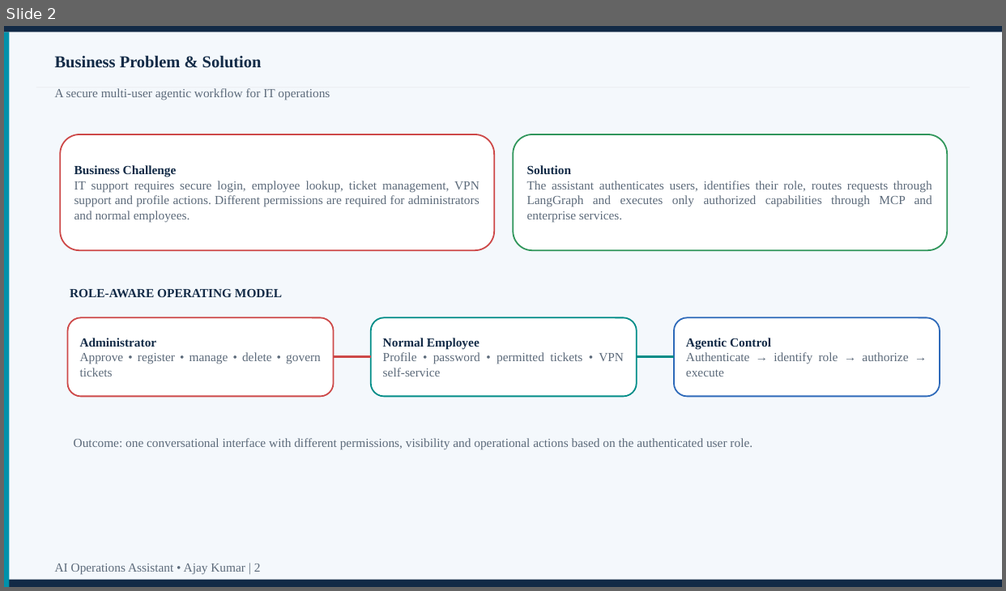
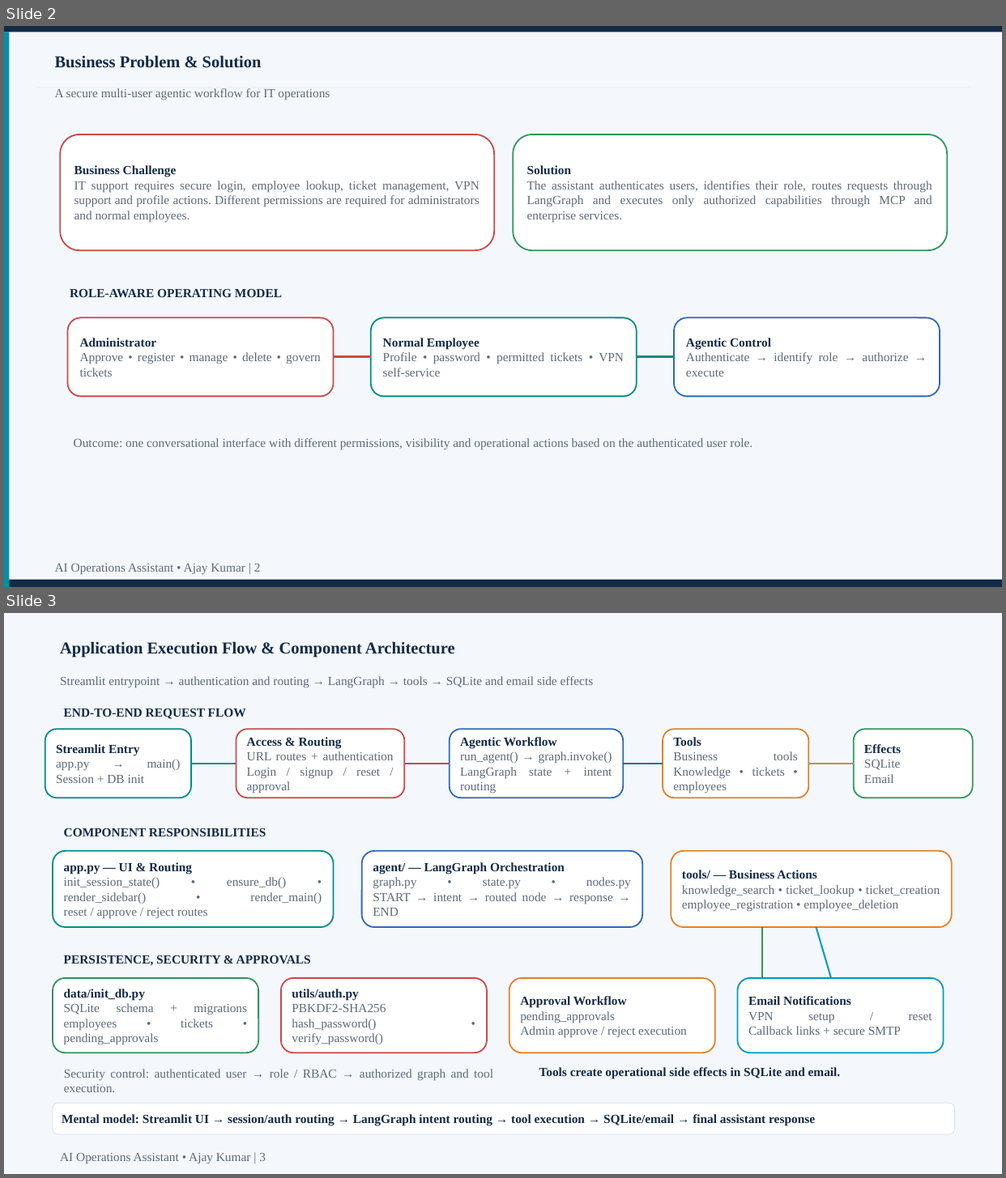
Before and after one commit to helloajay21-max/-it-support-assistant, a slide deck: AI_Operations_Assistant_Using_Agentic_AI_Ajay_Kumar_Presentation.pptx. Shown one above the other, each under a label of ours: slide 2 before the commit, slides 2 and 3 after it. The pictures are 1006x591 and 1006x1178 pixels, drawn with LibreOffice and Linux fonts; fonts in the diff are those of the drawing. Boxes give left, top, right and bottom in pixels: in the first picture for what was removed or moved away, otherwise in the second. Text is boxed around its words. In the diff, an @@ line names an element or a change of style, - is before the commit and + after.

Commit message:
Updated PPT with Application Execution Flow & Component Architecture

```diff
--- a/AI_Operations_Assistant_Using_Agentic_AI_Ajay_Kumar_Presentation.pptx
+++ b/AI_Operations_Assistant_Using_Agentic_AI_Ajay_Kumar_Presentation.pptx
@@ slide 3 added at (4, 613, 1002, 1174), background #0B0C12 @@
@@ rectangle added at (4, 613, 1002, 1174), fill #F4F8FC @@
@@ text added at (60, 641, 455, 658), 16 pt, text #122A46, bold @@
+Application Execution Flow & Component Architecture
@@ text added at (60, 676, 594, 688), 12 pt, text #5C6A7A @@
+Streamlit entrypoint → authentication and routing → LangGraph → tools → SQLite and email side effects
@@ text added at (64, 709, 246, 719), 12 pt, text #122A46, bold @@
+END-TO-END REQUEST FLOW
@@ rounded rectangle added at (45, 729, 191, 798), fill #FFFFFF, outline #008C87 1.4 pt, 12 pt, text #5C6A7A @@
+Streamlit Entry
+app.py → main()
+Session + DB init
@@ rounded rectangle added at (236, 729, 404, 798), fill #FFFFFF, outline #CD4848 1.4 pt, 12 pt, text #5C6A7A @@
+Access & Routing
+URL routes + authentication
+Login / signup / reset / approval
@@ rounded rectangle added at (450, 729, 623, 798), fill #FFFFFF, outline #2D69B9 1.4 pt, 12 pt, text #5C6A7A @@
+Agentic Workflow
+run_agent() → graph.invoke()
+LangGraph state + intent routing
@@ rounded rectangle added at (663, 729, 809, 798), fill #FFFFFF, outline #E18228 1.4 pt, 12 pt, text #5C6A7A @@
+Tools
+Business tools
+Knowledge • tickets • employees
@@ rounded rectangle added at (854, 729, 973, 798), fill #FFFFFF, outline #30965B 1.4 pt, 12 pt, text #5C6A7A @@
+Effects
+SQLite
+Email
@@ line added from (191, 764) to (236, 764), #008C87 1.6 pt @@
@@ line added from (404, 764) to (450, 764), #CD4848 1.6 pt @@
@@ line added from (623, 764) to (663, 764), #2D69B9 1.6 pt @@
@@ line added from (809, 764) to (854, 764), #E18228 1.6 pt @@
@@ text added at (64, 828, 266, 837), 12 pt, text #122A46, bold @@
+COMPONENT RESPONSIBILITIES
@@ rounded rectangle added at (53, 851, 334, 927), fill #FFFFFF, outline #008C87 1.4 pt, 12 pt, text #5C6A7A @@
+app.py — UI & Routing
+init_session_state() • ensure_db() • render_sidebar() • render_main()
+reset / approve / reject routes
@@ rounded rectangle added at (362, 851, 642, 927), fill #FFFFFF, outline #2D69B9 1.4 pt, 12 pt, text #5C6A7A @@
+agent/ — LangGraph Orchestration
+graph.py • state.py • nodes.py
+START → intent → routed node → response → END
@@ rounded rectangle added at (671, 851, 952, 927), fill #FFFFFF, outline #E18228 1.4 pt, 12 pt, text #5C6A7A @@
+tools/ — Business Actions
+knowledge_search • ticket_lookup • ticket_creation
+employee_registration • employee_deletion
@@ line added from (762, 927) to (762, 978), #30965B 1.6 pt @@
@@ line added from (816, 927) to (831, 978), #009BBE 1.6 pt @@
@@ text added at (64, 956, 311, 965), 12 pt, text #122A46, bold @@
+PERSISTENCE, SECURITY & APPROVALS
@@ rounded rectangle added at (53, 978, 258, 1053), fill #FFFFFF, outline #30965B 1.4 pt, 12 pt, text #5C6A7A @@
+data/init_db.py
+SQLite schema + migrations
+employees • tickets • pending_approvals
@@ rounded rectangle added at (281, 978, 487, 1053), fill #FFFFFF, outline #CD4848 1.4 pt, 12 pt, text #5C6A7A @@
+utils/auth.py
+PBKDF2-SHA256
+hash_password() • verify_password()
@@ rounded rectangle added at (509, 978, 715, 1053), fill #FFFFFF, outline #E18228 1.4 pt, 12 pt, text #5C6A7A @@
+Approval Workflow
+pending_approvals
+Admin approve / reject execution
@@ rounded rectangle added at (738, 978, 944, 1053), fill #FFFFFF, outline #009BBE 1.4 pt, 12 pt, text #5C6A7A @@
+Email Notifications
+VPN setup / reset
+Callback links + secure SMTP
@@ text added at (64, 1069, 493, 1093), 12 pt, text #5C6A7A @@
+Security control: authenticated user → role / RBAC → authorized graph and tool execution.
@@ text added at (539, 1067, 841, 1080), 12 pt, text #122A46, bold @@
+Tools create operational side effects in SQLite and email.
@@ rounded rectangle added at (53, 1103, 955, 1135), fill #FFFFFF, outline #D2DCE7 0.5 pt, 12 pt, text #122A46, bold @@
+Mental model: Streamlit UI → session/auth routing → LangGraph intent routing → tool execution → SQLite/email → final assistant response
@@ text added at (60, 1153, 266, 1165), 12 pt, text #5C6A7A @@
+AI Operations Assistant • Ajay Kumar | 3
```
Also in this commit, not shown: 9 slides changed, 1 other file.
